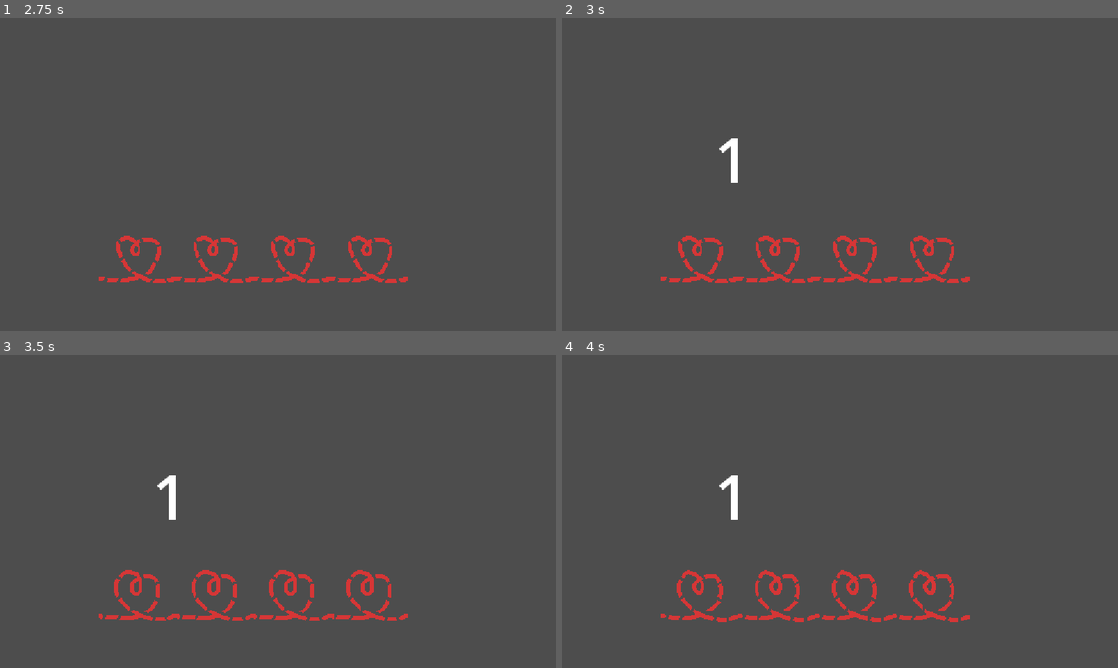
Above: before the commit, frames 1-4 (two rows, left to right).
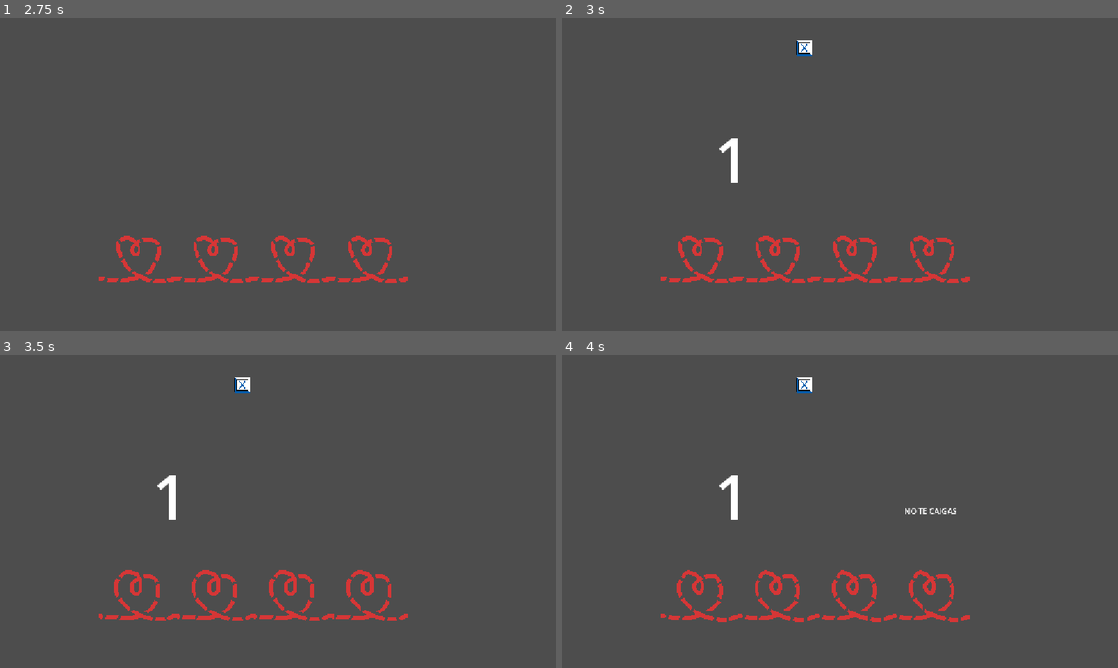
Above: after the commit, the same moments.

Repository: Triktor1/ComJamOn2026
Game: Godot game, scene res://escenas/mainMenu.tscn
Same seed, same stepped clock (60 frames per second), same inputs: the game is played once before the commit and once after it. The engine's default icon, where the game draws it, is replaced by a stand-in: a white triangle on a blue panel in a dark square.
Inputs (mouse positions are in pixels of both pictures, inside the frame that each line leads up to):
- Up to frame 1 (2.75 s): click (222, 202) at 0.5 s; tap Enter at 1.25 s; move the mouse to (400, 158) at 1.27 s; hold D (Right) 1.28-2.03 s; hold Space (Space) 1.28-2.03 s; move the mouse to (166, 190) at 2.02 s; hold S (Down) from 2.03 s (still down); tap Z (Extra1) at 2.1 s; tap Space (Space) at 2.3 s
- Up to frame 2 (3 s): move the mouse to (895, 105) at 2.77 s; release S (Down) at 2.78 s; hold D (Right) from 2.78 s (still down); hold Space (Space) from 2.78 s (still down); tap X (Extra2) at 2.85 s
- Up to frame 3 (3.5 s): keep holding D (Right); keep holding Space (Space)
- Up to frame 4 (4 s): tap Enter at 3.5 s; move the mouse to (812, 574) at 3.52 s; release D (Right) at 3.53 s; release Space (Space) at 3.53 s; hold W (Up) from 3.53 s (still down); tap Space (Space) at 3.6 s

Frame 1 is identical in both runs. In frame 2, 0.1% of the frame differs, in the area x 42-45%, y 7-13%; in frame 3, 0.1%; in frame 4, 0.2%, in the area x 42-71%, y 7-51%.

Commit message:
transiciones mejor

Diff:
--- a/escenas/Minigames/scenes/mini_aguja.tscn
+++ b/escenas/Minigames/scenes/mini_aguja.tscn
@@ -1,6 +1,7 @@
 [gd_scene format=3 uid="uid://b8afn2otjlwku"]
 
 [ext_resource type="Script" uid="uid://gghdf4b74d5y" path="res://escenas/Minigames/scripts/mini_aguja.gd" id="1_7x618"]
+[ext_resource type="Script" uid="uid://13iqj1l5uwo8" path="res://escenas/mini_data.gd" id="1_pjvlw"]
 [ext_resource type="Script" uid="uid://dvkp78n5nmrxa" path="res://scripts/minigame_manager.gd" id="1_vgh2l"]
 [ext_resource type="Texture2D" uid="uid://dgrur2vavys1n" path="res://icon.svg" id="3_o3q8y"]
 
@@ -12,12 +13,17 @@
 
 [sub_resource type="RectangleShape2D" id="RectangleShape2D_vgh2l"]
 
-[node name="Mini_Aguja" type="Node2D" unique_id=1618101336 node_paths=PackedStringArray("minigame_manager", "needle", "win_area", "lose_area")]
+[node name="Mini_Aguja" type="Node2D" unique_id=1618101336]
+script = ExtResource("1_pjvlw")
+instr = "METE"
+control_type = 2
+
+[node name="AgujaManager" type="Node2D" parent="." unique_id=1245285449 node_paths=PackedStringArray("minigame_manager", "needle", "win_area", "lose_area")]
 script = ExtResource("1_7x618")
-minigame_manager = NodePath("MiniGame_Manager")
-needle = NodePath("needle")
-win_area = NodePath("win_area")
-lose_area = NodePath("lose_area")
+minigame_manager = NodePath("../MiniGame_Manager")
+needle = NodePath("../needle")
+win_area = NodePath("../win_area")
+lose_area = NodePath("../lose_area")
 speed = 1200.0
 
 [node name="MiniGame_Manager" type="Node" parent="." unique_id=567200864]
--- a/escenas/Minigames/scenes/mini_alfredo.tscn
+++ b/escenas/Minigames/scenes/mini_alfredo.tscn
@@ -1,11 +1,15 @@
 [gd_scene format=3 uid="uid://xfryq41w5dvc"]
 
 [ext_resource type="Texture2D" uid="uid://cw3fnq4453abi" path="res://assets/fakeAlfredo.png" id="1_hrp06"]
+[ext_resource type="Script" uid="uid://13iqj1l5uwo8" path="res://escenas/mini_data.gd" id="1_xnbno"]
 [ext_resource type="Texture2D" uid="uid://dgrur2vavys1n" path="res://icon.svg" id="2_skode"]
 [ext_resource type="Script" uid="uid://hqgnxhaemmhi" path="res://escenas/Minigames/scripts/alfredo_fall.gd" id="3_skode"]
 [ext_resource type="PackedScene" uid="uid://b54unurjerieg" path="res://escenas/managers/minigame_manager.tscn" id="3_xnbno"]
 
 [node name="Mini_Alfredo" type="Node2D" unique_id=1716738336]
+script = ExtResource("1_xnbno")
+instr = "NO TE CAIGAS"
+control_type = 1
 
 [node name="Sprite2D" type="Sprite2D" parent="." unique_id=500726510]
 position = Vector2(561, 477)
--- a/escenas/Minigames/scenes/mini_guitarra.tscn
+++ b/escenas/Minigames/scenes/mini_guitarra.tscn
@@ -1,15 +1,12 @@
 [gd_scene format=3 uid="uid://bcjubf8rcupmq"]
 
+[ext_resource type="Script" uid="uid://13iqj1l5uwo8" path="res://escenas/mini_data.gd" id="1_1rn7l"]
 [ext_resource type="Script" uid="uid://dj0xmhp165xq0" path="res://escenas/Minigames/scripts/mini_guitarra.gd" id="1_g0hk8"]
 [ext_resource type="Script" uid="uid://dvkp78n5nmrxa" path="res://scripts/minigame_manager.gd" id="1_x5euf"]
 
-[node name="Mini_Guitarra" type="Node2D" unique_id=1024897877 node_paths=PackedStringArray("key1", "key2", "key3", "key4", "minigame_manager")]
-script = ExtResource("1_g0hk8")
-key1 = NodePath("Key1")
-key2 = NodePath("Key2")
-key3 = NodePath("Key3")
-key4 = NodePath("Key4")
-minigame_manager = NodePath("MiniGame_Manager")
+[node name="Mini_Guitarra" type="Node2D" unique_id=1024897877]
+script = ExtResource("1_1rn7l")
+instr = "TOCA"
 
 [node name="Camera2D" type="Camera2D" parent="." unique_id=69519787]
 
@@ -49,3 +46,11 @@
 offset_bottom = 93.0
 theme_override_font_sizes/font_size = 80
 text = "Key4"
+
+[node name="GuitarraManager" type="Node2D" parent="." unique_id=1394385120 node_paths=PackedStringArray("key1", "key2", "key3", "key4", "minigame_manager")]
+script = ExtResource("1_g0hk8")
+key1 = NodePath("../Key1")
+key2 = NodePath("../Key2")
+key3 = NodePath("../Key3")
+key4 = NodePath("../Key4")
+minigame_manager = NodePath("../MiniGame_Manager")
--- a/escenas/Minigames/scenes/mini_tirasoga.tscn
+++ b/escenas/Minigames/scenes/mini_tirasoga.tscn
@@ -1,6 +1,7 @@
 [gd_scene format=3 uid="uid://0xv1hppkgnqe"]
 
 [ext_resource type="Script" path="res://escenas/Minigames/scripts/mini_tirasoga.gd" id="1_ubnpu"]
+[ext_resource type="Script" uid="uid://13iqj1l5uwo8" path="res://escenas/mini_data.gd" id="1_xpre0"]
 [ext_resource type="Script" uid="uid://dvkp78n5nmrxa" path="res://scripts/minigame_manager.gd" id="2_xpre0"]
 [ext_resource type="Script" path="res://escenas/Minigames/scripts/tirasoga.gd" id="3_q7ktg"]
 [ext_resource type="Texture2D" uid="uid://dgrur2vavys1n" path="res://icon.svg" id="4_ro7t0"]
@@ -11,12 +12,17 @@
 [sub_resource type="RectangleShape2D" id="RectangleShape2D_6k3k2"]
 size = Vector2(20, 593)
 
-[node name="Mini_Tirasoga" type="Node2D" unique_id=629707850 node_paths=PackedStringArray("tirasoga", "lose_area", "win_area", "minigame_manager")]
+[node name="Mini_Tirasoga" type="Node2D" unique_id=629707850]
+script = ExtResource("1_xpre0")
+instr = "TIRA"
+control_type = 2
+
+[node name="SogaManager" type="Node2D" parent="." unique_id=468044851 node_paths=PackedStringArray("tirasoga", "lose_area", "win_area", "minigame_manager")]
 script = ExtResource("1_ubnpu")
-tirasoga = NodePath("Tirasoga")
-lose_area = NodePath("LoseArea")
-win_area = NodePath("WinArea")
-minigame_manager = NodePath("Minigame_Manager")
+tirasoga = NodePath("../Tirasoga")
+lose_area = NodePath("../LoseArea")
+win_area = NodePath("../WinArea")
+minigame_manager = NodePath("../Minigame_Manager")
 
 [node name="Camera2D" type="Camera2D" parent="." unique_id=1437394162]
 
--- /dev/null
+++ b/escenas/controles.gd
@@ -0,0 +1,11 @@
+extends Label
+
+func _ready():
+	GameManager.show_intro.connect(_on_show_intro)
+	visible = false
+
+func _on_show_intro(text: String, _control_type: int):
+	visible = false
+	self.text = text
+	await get_tree().create_timer(1.0).timeout
+	visible = true
--- /dev/null
+++ b/escenas/instruccion.gd
@@ -0,0 +1,27 @@
+extends Control
+
+@export var wasd_textures: Array[Texture2D]
+@export var zx_textures: Array[Texture2D]
+@export var space_textures: Array[Texture2D]
+
+func _ready():
+	GameManager.show_intro.connect(_on_show_intro)
+
+func _on_show_intro(_text: String, control_type: int):
+	for child in get_children():
+		child.queue_free()
+
+	var textures: Array[Texture2D]
+
+	match control_type:
+		GameManager.ControlType.WASD:
+			textures = wasd_textures
+		GameManager.ControlType.ZX:
+			textures = zx_textures
+		GameManager.ControlType.SPACE:
+			textures = space_textures
+
+	for texture in textures:
+		var sprite := Sprite2D.new()
+		sprite.texture = texture
+		add_child(sprite)
--- a/escenas/managers/game_manager.tscn
+++ b/escenas/managers/game_manager.tscn
@@ -5,7 +5,17 @@
 [ext_resource type="PackedScene" uid="uid://xfryq41w5dvc" path="res://escenas/Minigames/scenes/mini_alfredo.tscn" id="3_idhd0"]
 [ext_resource type="PackedScene" uid="uid://bcjubf8rcupmq" path="res://escenas/Minigames/scenes/mini_guitarra.tscn" id="4_idhd0"]
 [ext_resource type="PackedScene" uid="uid://b8afn2otjlwku" path="res://escenas/Minigames/scenes/mini_aguja.tscn" id="5_kkigx"]
+[ext_resource type="Texture2D" uid="uid://byrvwb5fgokky" path="res://assets/UI/TeclaW.png" id="6_vdewe"]
+[ext_resource type="Texture2D" uid="uid://dws3g5a1mrg7f" path="res://assets/UI/TeclaA.png" id="7_7vvxm"]
+[ext_resource type="Texture2D" uid="uid://c7w8t43lflupg" path="res://assets/UI/TeclaS.png" id="8_lfqoy"]
+[ext_resource type="Texture2D" uid="uid://dpsk1jytbe2p7" path="res://assets/UI/TeclaD.png" id="9_3m7g8"]
+[ext_resource type="Texture2D" uid="uid://b8ckkojala6uv" path="res://assets/UI/TeclaZ.png" id="10_l5ecj"]
+[ext_resource type="Texture2D" uid="uid://m2wnk8863mxh" path="res://assets/UI/TeclaX.png" id="11_ud0in"]
+[ext_resource type="Texture2D" uid="uid://cd86fe8aivax3" path="res://assets/UI/TeclaSpace.png" id="12_il1yq"]
 
 [node name="GameManager" type="Node" unique_id=1288491050]
 script = ExtResource("1_70yv6")
 minigames = Array[PackedScene]([ExtResource("3_idhd0"), ExtResource("2_nkm13"), ExtResource("4_idhd0"), ExtResource("5_kkigx")])
+wasd_textures = Array[Texture2D]([ExtResource("6_vdewe"), ExtResource("7_7vvxm"), ExtResource("8_lfqoy"), ExtResource("9_3m7g8")])
+zx_textures = Array[Texture2D]([ExtResource("10_l5ecj"), ExtResource("11_ud0in")])
+space_textures = Array[Texture2D]([ExtResource("12_il1yq")])
--- /dev/null
+++ b/escenas/mini_data.gd
@@ -0,0 +1,19 @@
+extends Node2D
+
+@export var instr: String = ""
+
+enum ControlType {
+	WASD,
+	ZX,
+	SPACE
+}
+
+@export var control_type: ControlType = ControlType.WASD
+
+
+func _ready():
+	pass
+
+
+func _process(delta):
+	pass
--- a/escenas/transition_scene.tscn
+++ b/escenas/transition_scene.tscn
@@ -4,6 +4,15 @@
 [ext_resource type="Script" uid="uid://bsfbodaqg44ws" path="res://escenas/level_count_text.gd" id="2_2t0xx"]
 [ext_resource type="Script" uid="uid://d2sdy00h8wea8" path="res://escenas/health_manager.gd" id="2_cow4l"]
 [ext_resource type="PackedScene" uid="uid://t4lkg1phd0fg" path="res://escenas/heart.tscn" id="3_8awbl"]
+[ext_resource type="Script" uid="uid://dccalsp4nlcss" path="res://escenas/controles.gd" id="5_8bhlb"]
+[ext_resource type="Script" uid="uid://by13a1gehg4dw" path="res://escenas/instruccion.gd" id="5_ih10d"]
+[ext_resource type="Texture2D" uid="uid://byrvwb5fgokky" path="res://assets/UI/TeclaW.png" id="7_thy87"]
+[ext_resource type="Texture2D" uid="uid://dws3g5a1mrg7f" path="res://assets/UI/TeclaA.png" id="8_o5o1d"]
+[ext_resource type="Texture2D" uid="uid://c7w8t43lflupg" path="res://assets/UI/TeclaS.png" id="9_wdphn"]
+[ext_resource type="Texture2D" uid="uid://dpsk1jytbe2p7" path="res://assets/UI/TeclaD.png" id="10_hko7j"]
+[ext_resource type="Texture2D" uid="uid://b8ckkojala6uv" path="res://assets/UI/TeclaZ.png" id="11_shmcw"]
+[ext_resource type="Texture2D" uid="uid://m2wnk8863mxh" path="res://assets/UI/TeclaX.png" id="12_y5t0s"]
+[ext_resource type="Texture2D" uid="uid://cd86fe8aivax3" path="res://assets/UI/TeclaSpace.png" id="13_su6wb"]
 
 [node name="TransitionScene" type="Node2D" unique_id=1906840405]
 script = ExtResource("1_ksm4v")
@@ -21,3 +30,22 @@
 offset_bottom = 349.0
 theme_override_font_sizes/font_size = 128
 script = ExtResource("2_2t0xx")
+
+[node name="Controles" type="Control" parent="." unique_id=427053296]
+layout_mode = 3
+anchors_preset = 0
+offset_left = 502.0
+offset_top = 62.0
+offset_right = 707.0
+offset_bottom = 192.0
+script = ExtResource("5_ih10d")
+wasd_textures = Array[Texture2D]([ExtResource("7_thy87"), ExtResource("8_o5o1d"), ExtResource("9_wdphn"), ExtResource("10_hko7j")])
+zx_textures = Array[Texture2D]([ExtResource("11_shmcw"), ExtResource("12_y5t0s")])
+space_textures = Array[Texture2D]([ExtResource("13_su6wb")])
+
+[node name="Instruccion" type="Label" parent="." unique_id=845575253]
+offset_left = 709.0
+offset_top = 311.0
+offset_right = 749.0
+offset_bottom = 334.0
+script = ExtResource("5_8bhlb")
--- a/scripts/game_manager.gd
+++ b/scripts/game_manager.gd
@@ -19,7 +19,6 @@
 var current_minigame_index: int = 0
 var current_minigame: Node
 var boss_time: bool = false
-
 var in_minigame: bool = false
 
 # SEÑALES
@@ -29,9 +28,30 @@
 signal lost
 signal speedup
 signal boss_intro
+signal show_intro(text: String, control_type: int)
+
+enum ControlType {
+	WASD,
+	ZX,
+	SPACE
+}
+
+# NUEVO: array de minijuegos con su texto y control
+var minigame_data: Array = [] # cada elemento es {text: String, control: ControlType}
+
+func _ready():
+	_prepare_minigame_data()
+
+func _prepare_minigame_data():
+	minigame_data.clear()
+	for scene in minigames:
+		var inst = scene.instantiate()
+		var text = inst.get("instr")
+		var control = inst.get("control_type")
+		minigame_data.append({"text": text, "control": control})
+		inst.queue_free()
 
 # ESTADO 0 START
-
 func _state_start():
 	_shuffle_minigames()
 	lives = 4
@@ -42,50 +62,45 @@
 	AudioManager.play("GANAR", current_speed)
 
 	comence.emit()
-
-	await get_tree().create_timer(2.4).timeout
-
+	await get_tree().create_timer(2.4).timeout
 	_state_minigame_intro()
 
 # ESTADO 1 COMIENZA MINIJUEGO
-
 func _state_minigame_intro():
 	boss_time = false
 	minigame_count += 1
 	AudioManager.play("NEXT", current_speed)
 
 	minigame_start.emit()
-
 	in_minigame = true
 
-	#que se muestre el control a usar en una imagen
-
+	_emit_intro_data()
 	await get_tree().create_timer(2).timeout
 
 	_fade_out_overlay()
 	_load_next_minigame()
 
-
-	#texto que indica lo que hacer
-	#voz dice lo que hacer
-
-# ESTADO 2 - VICTORIA
+func _emit_intro_data():
+	if current_minigame_index >= minigame_data.size():
+		_shuffle_minigames()
+
+	var data = minigame_data[current_minigame_index]
+	show_intro.emit(data["text"], data["control"])
+
+# RESTO DEL CÓDIGO SIN CAMBIOS
 
 func _state_win():
 	AudioManager.play("GANAR", current_speed)
 	win.emit()
 	in_minigame = false
 	_cleanup_minigame()
-
-	await get_tree().create_timer(2.4).timeout
-
+	await get_tree().create_timer(2.4).timeout
 	if boss_time:
 		if not endless:
 			_state_boss_intro()
 			return
 		else:
 			lives += 1
-
 	if _speedup():
 		_state_speed_up()
 		return
@@ -94,8 +109,6 @@
 		return
 	else:
 		_state_minigame_intro()
-
-# ESTADO 3 PERDER
 
 func _state_lose():
 	lives -= 1
@@ -103,13 +116,10 @@
 	AudioManager.play("PERDIDO", current_speed)
 	in_minigame = false
 	_cleanup_minigame()
-
-	await get_tree().create_timer(2.4).timeout
-
+	await get_tree().create_timer(2.4).timeout
 	if lives <= 0:
 		_state_game_over()
 		return
-
 	if boss_time:
 		if endless:
 			boss_time = false
@@ -118,15 +128,12 @@
 			_state_boss_intro()
 			return
 		return
-
 	if _speedup():
 		_state_speed_up()
 		return
 	else:
 		_state_minigame_intro()
 		return
-
-# ESTADO 4 GAME OVER
 
 func _state_game_over():
 	current_speed = 1.0
@@ -134,50 +141,28 @@
 	_apply_speed()
 	AudioManager.play("GAMEOVER", current_speed)
 	await get_tree().create_timer(2.4).timeout
-	#ir a pantalla de game over
-
-# ESTADO 5 SPEED UP
 
 func _state_speed_up():
 	AudioManager.play("SPEEDUP", current_speed)
 	speedup.emit()
-
-	#para que no se pase de velocidad
 	current_speed = min(current_speed + speed_increment, max_speed)
 	current_pitch = min(current_pitch + speed_increment, max_speed)
 	_apply_speed()
-
 	await get_tree().create_timer(1.4).timeout
-
 	if _boss_time():
 		_state_boss_intro()
-		return
 	else:
 		_state_minigame_intro()
-		return
-
-# ESTADO 6 BOSS INTRO
 
 func _state_boss_intro():
 	boss_time = true
 	AudioManager.play("BOSSTIME", current_speed)
 	_load_random_boss()
 	await get_tree().create_timer(2.4).timeout
-
 	boss_intro.emit()
-	#mostrar imagnees del control que toca
-	#transiciones hasta nivel de boss blabla
-	#texto que indica lo que hacer
-	#voz dice lo que hacer
-
-# ESTADO 7 VICTORIA FINAL
 
 func _state_final_victory():
-	#JIngle de victoria final
-	# animaciones y cosas, ya sew planificara
-	return
-
-# METODOS AUXILIARES
+	return
 
 func _shuffle_minigames():
 	shuffled_minigames = minigames.duplicate()
@@ -187,10 +172,8 @@
 func _load_next_minigame():
 	if current_minigame_index >= shuffled_minigames.size():
 		_shuffle_minigames()
-
 	var scene: PackedScene = shuffled_minigames[current_minigame_index]
 	current_minigame_index += 1
-
 	_spawn_minigame(scene)
 
 func _load_random_boss():
@@ -202,13 +185,9 @@
 	move_child(current_minigame, 0)
 
 func _speedup() -> bool:
-	if ((minigame_count % speedup_interval) == 0):
-		return true
-	else:
-		return false
+	return (minigame_count % speedup_interval) == 0
 
 func _boss_time() -> bool:
-	# HACER
 	return false
 
 func _apply_speed():
Not shown, added: escenas/controles.gd.uid
Not shown, added: escenas/instruccion.gd.uid
Not shown, added: escenas/mini_data.gd.uid
